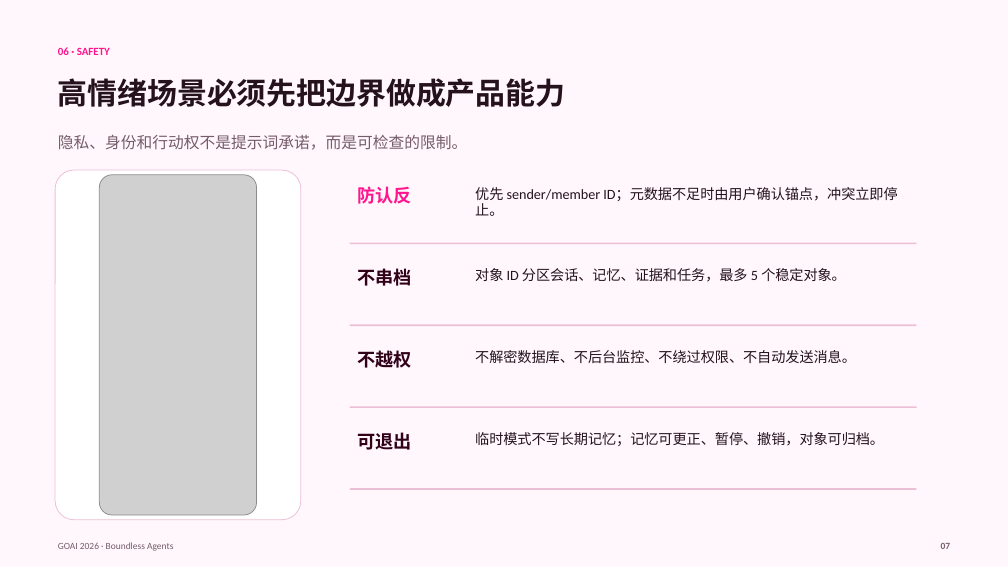
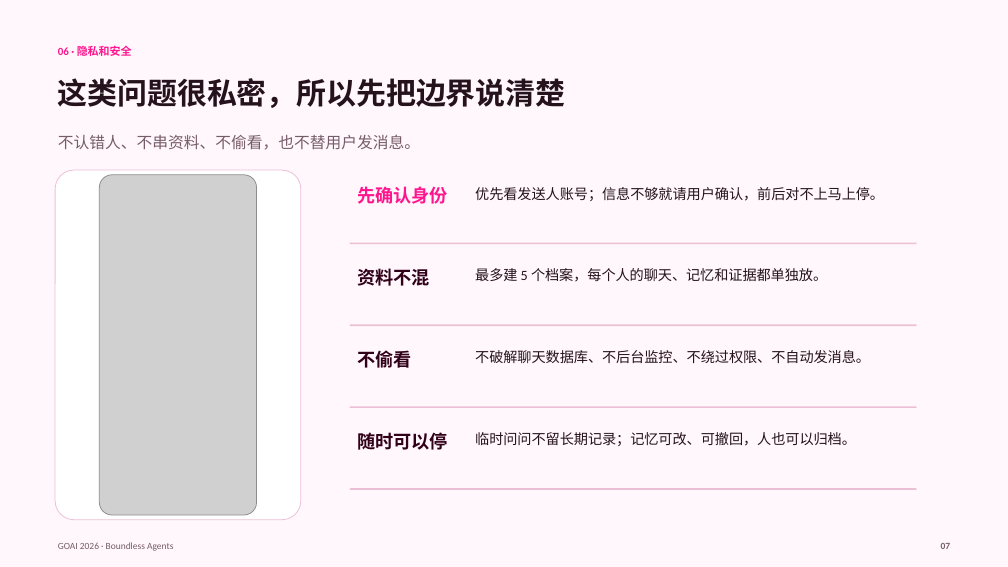
Before and after one commit to powerycy/goutoujunshi, a slide deck: slide 7 of competition/deepseek-harness-goutoujunshi/submission/狗头军师_GOAI2026_无界应用_初赛方案.pptx. Drawn at 1008x567 pixels with LibreOffice and Linux fonts; fonts in the diff are those of the drawing; grey boxes stand for pictures. Boxes give left, top, right and bottom in pixels: in the first picture for what was removed or moved away, otherwise in the second. Text is boxed around its words. In the diff, an @@ line names an element or a change of style, - is before the commit and + after.

```diff
--- a/competition/deepseek-harness-goutoujunshi/submission/狗头军师_GOAI2026_无界应用_初赛方案.pptx
+++ b/competition/deepseek-harness-goutoujunshi/submission/狗头军师_GOAI2026_无界应用_初赛方案.pptx
@@ text at box(58, 46, 132, 56): text changed @@
-06 · SAFETY
+06 · 隐私和安全
@@ text at box(58, 78, 566, 108): text changed @@
-高情绪场景必须先把边界做成产品能力
+这类问题很私密，所以先把边界说清楚
@@ text at box(58, 135, 420, 150): text changed @@
-隐私、身份和行动权不是提示词承诺，而是可检查的限制。
+不认错人、不串资料、不偷看，也不替用户发消息。
@@ text at box(357, 186, 448, 204): text changed @@
-防认反
+先确认身份
@@ text at box(475, 187, 884, 201): text changed @@
-优先 sender/member ID；元数据不足时由用户确认锚点，冲突立即停止。
+优先看发送人账号；信息不够就请用户确认，前后对不上马上停。
@@ text at box(357, 268, 430, 286): text changed @@
-不串档
+资料不混
@@ text at box(475, 268, 827, 282): text changed @@
-对象 ID 分区会话、记忆、证据和任务，最多 5 个稳定对象。
+最多建 5 个档案，每个人的聊天、记忆和证据都单独放。
@@ text at box(357, 350, 411, 368): text changed @@
-不越权
+不偷看
@@ text at box(475, 350, 870, 363): text changed @@
-不解密数据库、不后台监控、不绕过权限、不自动发送消息。
+不破解聊天数据库、不后台监控、不绕过权限、不自动发消息。
@@ text at box(357, 432, 448, 450): text changed @@
-可退出
+随时可以停
@@ text at box(475, 432, 856, 446): text changed @@
-临时模式不写长期记忆；记忆可更正、暂停、撤销，对象可归档。
+临时问问不留长期记录；记忆可改、可撤回，人也可以归档。
```
Also in this commit, not shown: 9 other slides changed, 3 other files.
